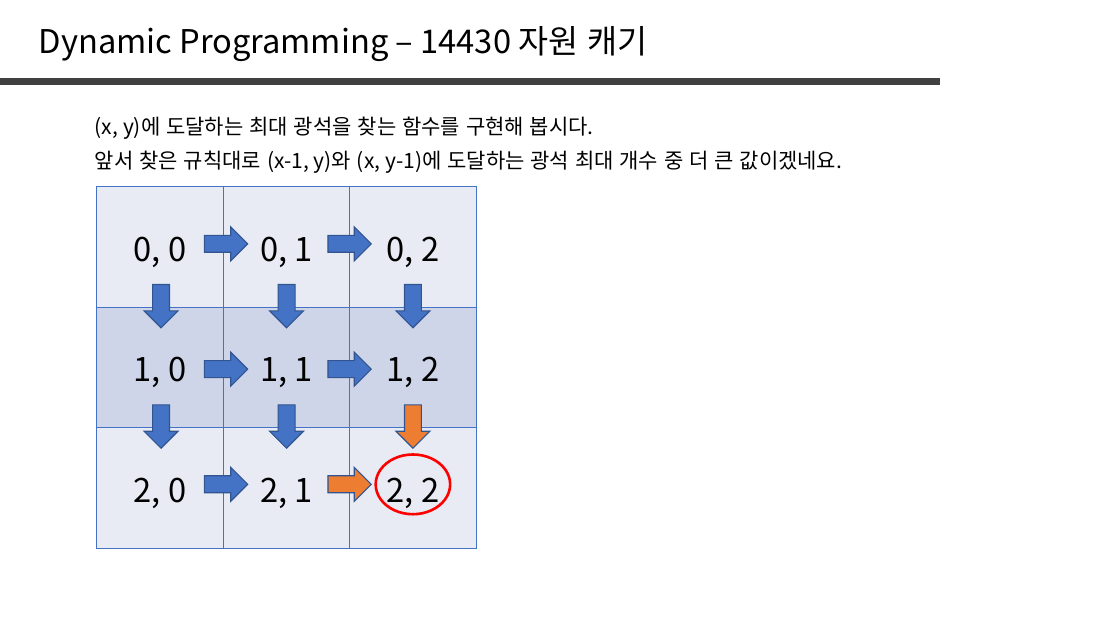
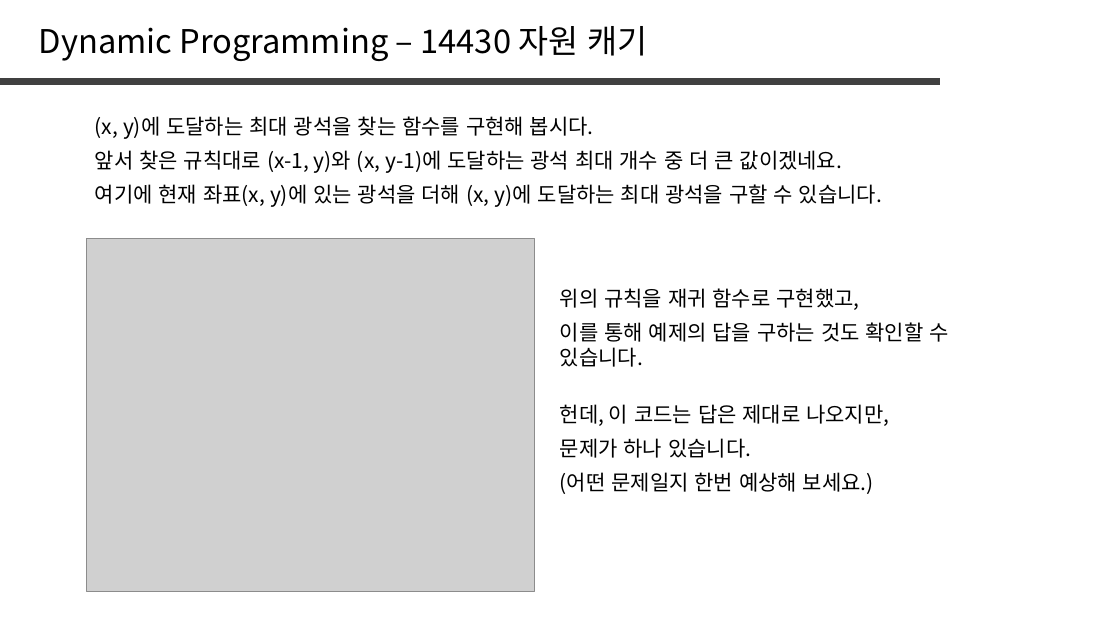
Before and after one commit to jaehoo1/PS-study, a slide deck: slide 20 of study/5_Dynamic Programming.pptx. Drawn at 1120x630 pixels with LibreOffice and Linux fonts; fonts in the diff are those of the drawing; grey boxes stand for pictures. Boxes give left, top, right and bottom in pixels: in the first picture for what was removed or moved away, otherwise in the second. Text is boxed around its words. In the diff, an @@ line names an element or a change of style, - is before the commit and + after.

```diff
--- a/study/5_Dynamic Programming.pptx
+++ b/study/5_Dynamic Programming.pptx
@@ text added at <box>95,184,882,207</box>, 18 pt, text #000000 @@
+여기에 현재 좌표(x, y)에 있는 광석을 더해 (x, y)에 도달하는 최대 광석을 구할 수 있습니다.
@@ table removed at <box>97,187,477,549</box>, 3 rows, 3 columns @@
-0, 0 | 0, 1 | 0, 2
-1, 0 | 1, 1 | 1, 2
-2, 0 | 2, 1 | 2, 2
@@ picture added at <box>86,239,534,592</box> @@
@@ right arrow removed at <box>204,227,248,260</box> @@
@@ right arrow removed at <box>328,227,371,260</box> @@
@@ right arrow removed at <box>145,284,178,328</box> @@
@@ right arrow removed at <box>270,284,303,328</box> @@
@@ right arrow removed at <box>397,284,430,328</box> @@
@@ text added at <box>560,288,859,310</box>, 18 pt, text #000000 @@
+위의 규칙을 재귀 함수로 구현했고,
@@ text added at <box>560,322,948,367</box>, 18 pt, text #000000 @@
+이를 통해 예제의 답을 구하는 것도 확인할 수 있습니다.
@@ right arrow removed at <box>204,352,248,386</box> @@
@@ right arrow removed at <box>328,352,371,386</box> @@
@@ right arrow removed at <box>145,405,178,449</box> @@
@@ right arrow removed at <box>270,405,303,449</box> @@
@@ right arrow removed at <box>397,405,430,449</box> @@
@@ text added at <box>560,404,889,426</box>, 18 pt, text #000000 @@
+헌데, 이 코드는 답은 제대로 나오지만,
@@ text added at <box>560,438,751,458</box>, 18 pt, text #000000 @@
+문제가 하나 있습니다.
@@ right arrow removed at <box>204,467,248,501</box> @@
@@ right arrow removed at <box>328,467,371,501</box> @@
@@ ellipse removed at <box>376,455,450,514</box> @@
@@ text added at <box>560,472,874,494</box>, 18 pt, text #000000 @@
+(어떤 문제일지 한번 예상해 보세요.)
```
Also in this commit, not shown: 5 slides added.
